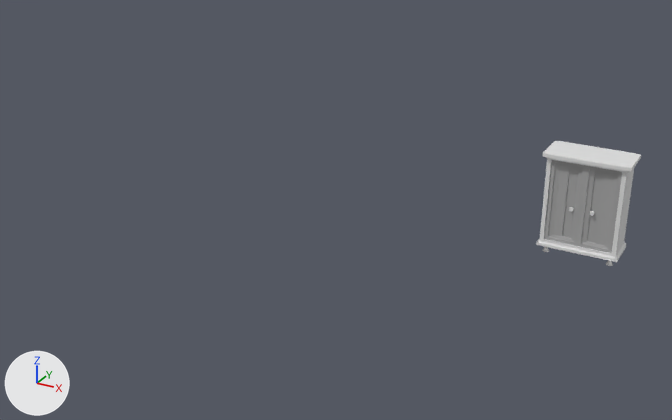
The FBX model CandificationV2/Assets/Meshes/servants_closet.fbx, before and after one commit.
Camera for both pictures: a camera (50 mm lens) standing at (0.0544, -0.1968, 0.1107) and looking at (-0.047, -0.0123, 0.0185). The lights are fixed; the arrows at lower left show +X, +Y and +Z. The picture after the commit comes second. Where no turn or scale is listed for an object, it has been applied to the vertices.

Names of what the first picture shows: 'closet_handle4', 'closet_handle5', 'pasted__drawer_leg7'.
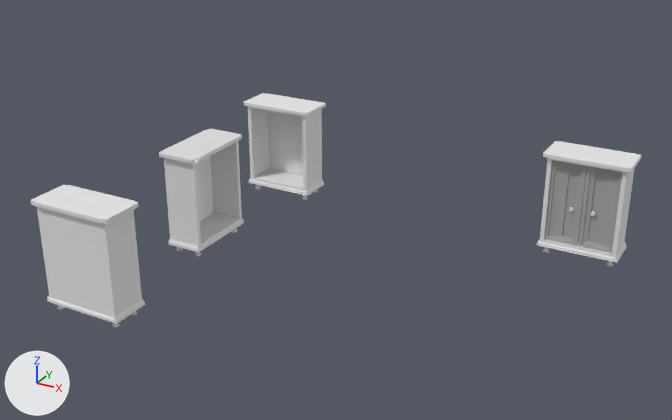
The newer file is also turned or shifted as a whole; pictures and numbers use the older file's frame.

Where the change shows, as pixel boxes [x1, y1, x2, y2] in the pictures (672 x 420 px; the box of a moved part takes in the faces that stretch with it):
'closet.002', added: after [31, 185, 145, 327]
'pasted__pasted__drawer_leg7', added: after [159, 128, 244, 256]
'closet', added: after [243, 93, 326, 200]
'pasted__drawer_leg7', reshaped, moved: before [536, 141, 641, 266]; after [537, 141, 641, 266]
part 1 of me_mesh, moved or reshaped: before [536, 141, 641, 266]; after [243, 93, 326, 200]

Edits to the bpy script that builds the scene:
```text
Change me_mesh:
    used by ob_pasted__drawer_leg7; location = (0.0037, 0.031, 0.0141); rotation_euler = (1.571, 0.0, 0.0), in degrees (90, 0, 0); scale = (0.01, 0.01, 0.01)
    remove me_mesh.from_pydata(...)  # 732 vertices, 668 faces; spans x -1.12..1.12, y -1.41..1.41, z -0.57..0.57
    add me_mesh.from_pydata(...)  # 732 vertices, 668 faces; spans x -0.01..0.01, y -0.01..0.01, z -0.01..0.01
    me_mesh part 1: the whole mesh is turned 90 degrees about the x axis through its middle and scaled by 0.01
Add me_mesh_001_1:
    me_mesh_001_1.from_pydata(...)  # 732 vertices, 668 faces; spans x -1.11..1.13, y -1.41..1.41, z -0.55..0.59
    me_mesh_001_1.materials.append(mat_pasted__blinn3)  # white #e7e7e7
Add me_mesh_005:
    me_mesh_005.from_pydata(...)  # 732 vertices, 668 faces; spans x -0.0057..0.0057, y -0.0112..0.0112, z -0.0141..0.0141
    me_mesh_005.materials.append(mat_standardsurface3)  # white #e7e7e7
Add me_mesh_004:
    me_mesh_004.from_pydata(...)  # 732 vertices, 668 faces; spans x -0.0112..0.0112, y -0.0057..0.0057, z -0.0141..0.0141
    me_mesh_004.materials.append(mat_pasted__blinn3)  # white #e7e7e7
Change ob_pasted__drawer_leg7:
    ob_pasted__drawer_leg7: bpy.data.objects.new('pasted__drawer_leg7', me_mesh) -> bpy.data.objects.new('pasted__drawer_leg7', me_mesh_001_1)
Add ob_closet:
    ob_closet = bpy.data.objects.new('closet', me_mesh)
    ob_closet.location = (-0.0883, 0.0308, 0.0141)
Add ob_pasted__pasted__drawer_leg7:
    ob_pasted__pasted__drawer_leg7 = bpy.data.objects.new('pasted__pasted__drawer_leg7', me_mesh_005)
    ob_pasted__pasted__drawer_leg7.location = (-0.0883, -0.0106, 0.0141)
Add ob_closet_002:
    ob_closet_002 = bpy.data.objects.new('closet.002', me_mesh_004)
    ob_closet_002.location = (-0.0883, -0.0548, 0.0141)
```
